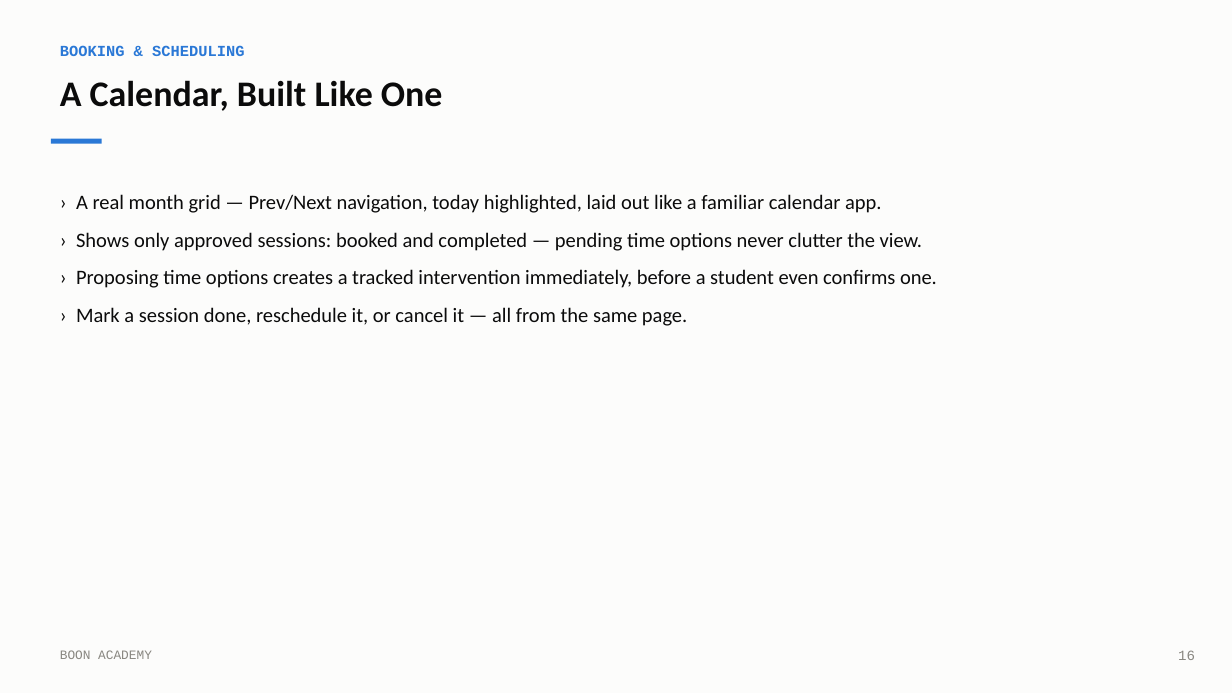
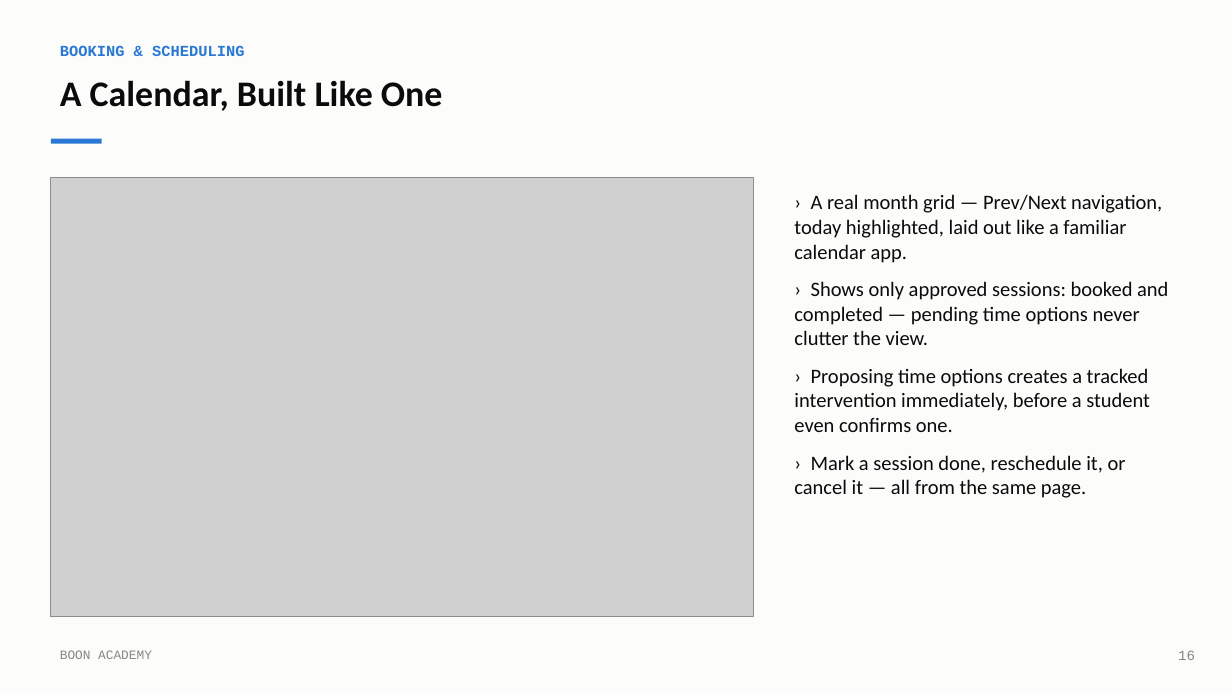
Before and after one commit to IbraheemKhurfan/Noon-Academy-Case-Study, a slide deck: slide 16 of docs/BOON_ACADEMY_OVERVIEW.pptx. Drawn at 1232x693 pixels with LibreOffice and Linux fonts; fonts in the diff are those of the drawing; grey boxes stand for pictures. Boxes give left, top, right and bottom in pixels: in the first picture for what was removed or moved away, otherwise in the second. Text is boxed around its words. In the diff, an @@ line names an element or a change of style, - is before the commit and + after.

Commit message:
Only

```diff
--- a/docs/BOON_ACADEMY_OVERVIEW.pptx
+++ b/docs/BOON_ACADEMY_OVERVIEW.pptx
@@ picture added at [51,178,753,617] @@
@@ text "› A real month grid ..." rewrapped from [76,194,937,326] to [794,194,1168,498] @@
```
Also in this commit, not shown: 2 other slides changed, 1 other file.
